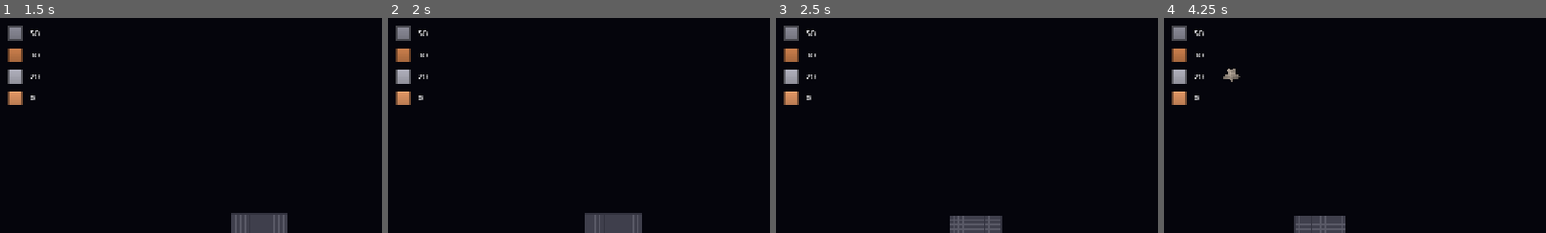
Above: before the commit, frames 1-4 (left to right).
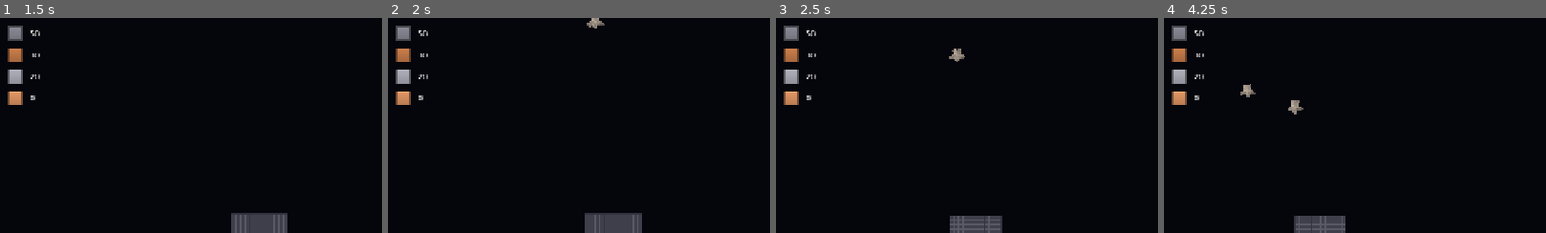
Above: after the commit, the same moments.

Repository: kmoulder/SpaceJunk
Game: Godot game, scene res://scenes/game/Main.tscn
Same seed, same stepped clock (60 frames per second), same inputs: the game is played once before the commit and once after it.
Inputs (mouse positions are % of the whole screen's width and height, from its top left):
- Up to frame 1 (1.5 s): tap Enter at 0.5 s; move the mouse to (72, 45) at 0.52 s; hold D (move_right) 0.53-1.25 s; hold R (rotate) 0.53-1.25 s; click (72, 45) at 0.67 s; drag from (30, 55) to (45, 70) at 1.27 s
- Up to frame 2 (2 s): no input
- Up to frame 3 (2.5 s): move the mouse to (60, 28) at 2.02 s; hold D (move_right) from 2.03 s (still down); hold Mouse wheel down (zoom_out) from 2.03 s (still down)
- Up to frame 4 (4.25 s): release D (move_right) at 2.75 s; release Mouse wheel down (zoom_out) at 2.75 s; drag from (45, 70) to (20, 35) at 2.77 s; move the mouse to (80, 65) at 3.52 s; hold A (move_left) from 3.53 s (still down); tap 9 at 3.6 s
The pictures show only the part of the screen within x 0-50%, y 0-50%; the shares and areas given below are measured in that part.

Frame 1 is identical in both runs. In frame 2, 0.1% of the frame differs, in the area x 52-57%, y 0-5%; in frame 3, 0.1%; in frame 4, 0.4%, in the area x 15-37%, y 23-45%.

Commit message:
working but not a great experience, docs updated

Diff:
--- /dev/null
+++ b/scripts/entities/DebrisEntity.gd
@@ -0,0 +1,69 @@
+class_name DebrisEntity
+extends Area2D
+
+## DebrisEntity - A piece of floating space debris that can be collected
+##
+## Drifts across the screen and can be clicked to collect resources.
+
+## Type of debris (iron_asteroid, copper_asteroid, etc.)
+var debris_type: String = ""
+
+## Drift velocity in pixels per second
+var drift_velocity: Vector2 = Vector2.ZERO
+
+## Contents when collected (array of {item_id, count})
+var contents: Array = []
+
+## Sprite reference
+var sprite: Sprite2D
+
+
+func _ready() -> void:
+	# Set up collision
+	collision_layer = 2  # debris layer
+	collision_mask = 0
+	input_pickable = true
+
+
+## Initialize the debris with type and contents
+func initialize(type: String, item_contents: Array, variation_seed: int = 0) -> void:
+	debris_type = type
+	contents = item_contents
+
+	# Create collision shape if not exists
+	if get_node_or_null("CollisionShape2D") == null:
+		var collision := CollisionShape2D.new()
+		var shape := CircleShape2D.new()
+		shape.radius = Constants.DEBRIS_CLICK_RADIUS
+		collision.shape = shape
+		add_child(collision)
+
+	# Create sprite if not exists
+	if sprite == null:
+		sprite = Sprite2D.new()
+		add_child(sprite)
+
+	sprite.texture = SpriteGenerator.generate_debris(debris_type, variation_seed)
+
+	# Set z-index
+	z_index = Constants.Z_DEBRIS
+
+
+## Set the drift velocity
+func set_drift_velocity(velocity: Vector2) -> void:
+	drift_velocity = velocity
+
+
+## Update movement - called by DebrisManager
+func update_movement(delta: float) -> void:
+	global_position += drift_velocity * delta
+
+
+## Get the debris contents
+func get_contents() -> Array:
+	return contents
+
+
+## Get the debris type
+func get_debris_type() -> String:
+	return debris_type
--- a/scripts/systems/DebrisManager.gd
+++ b/scripts/systems/DebrisManager.gd
@@ -3,6 +3,8 @@
 ## DebrisManager - Handles spawning and managing drifting debris
 ##
 ## Spawns debris at screen edges, manages their movement, and handles collection.
+
+const DebrisEntityScript = preload("res://scripts/entities/DebrisEntity.gd")
 
 signal debris_spawned(debris: Node2D)
 signal debris_collected(debris: Node2D, items: Array)
@@ -33,9 +35,6 @@
 	"ice_chunk": 10
 }
 
-## Preload the debris scene
-var DebrisScene: PackedScene = null
-
 
 func _ready() -> void:
 	# Connect to game manager for tick updates
@@ -159,54 +158,17 @@
 
 
 func _create_debris_entity(debris_type: String) -> Node2D:
-	# Create debris programmatically for now
-	var debris := Area2D.new()
+	# Create debris using the DebrisEntity class
+	var debris: Area2D = Area2D.new()
+	debris.set_script(DebrisEntityScript)
 	debris.name = "Debris_" + debris_type
 
-	# Add collision shape
-	var collision := CollisionShape2D.new()
-	var shape := CircleShape2D.new()
-	shape.radius = Constants.DEBRIS_CLICK_RADIUS
-	collision.shape = shape
-	debris.add_child(collision)
-
-	# Add sprite
-	var sprite := Sprite2D.new()
-	sprite.texture = SpriteGenerator.generate_debris(debris_type, randi())
-	debris.add_child(sprite)
-
-	# Add script functionality via metadata
-	debris.set_meta("debris_type", debris_type)
-	debris.set_meta("drift_velocity", Vector2.ZERO)
-	debris.set_meta("contents", _generate_contents(debris_type))
-
-	# Set up collision layers
-	debris.collision_layer = 2  # debris layer
-	debris.collision_mask = 0
-	debris.input_pickable = true
+	# Initialize with type and contents
+	var contents := _generate_contents(debris_type)
+	debris.initialize(debris_type, contents, randi())
 
 	# Connect input for clicking
 	debris.input_event.connect(_on_debris_input.bind(debris))
-
-	# Add script for movement
-	var script := GDScript.new()
-	script.source_code = """
-extends Area2D
-
-func update_movement(delta: float) -> void:
-	var vel: Vector2 = get_meta("drift_velocity", Vector2.ZERO)
-	global_position += vel * delta
-
-func set_drift_velocity(vel: Vector2) -> void:
-	set_meta("drift_velocity", vel)
-
-func get_contents() -> Array:
-	return get_meta("contents", [])
-
-func get_debris_type() -> String:
-	return get_meta("debris_type", "unknown")
-"""
-	debris.set_script(script)
 
 	return debris
 
Not shown, added: scripts/entities/DebrisEntity.gd.uid
Not shown, changed: ARCHITECTURE.md
Not shown, changed: README.md
